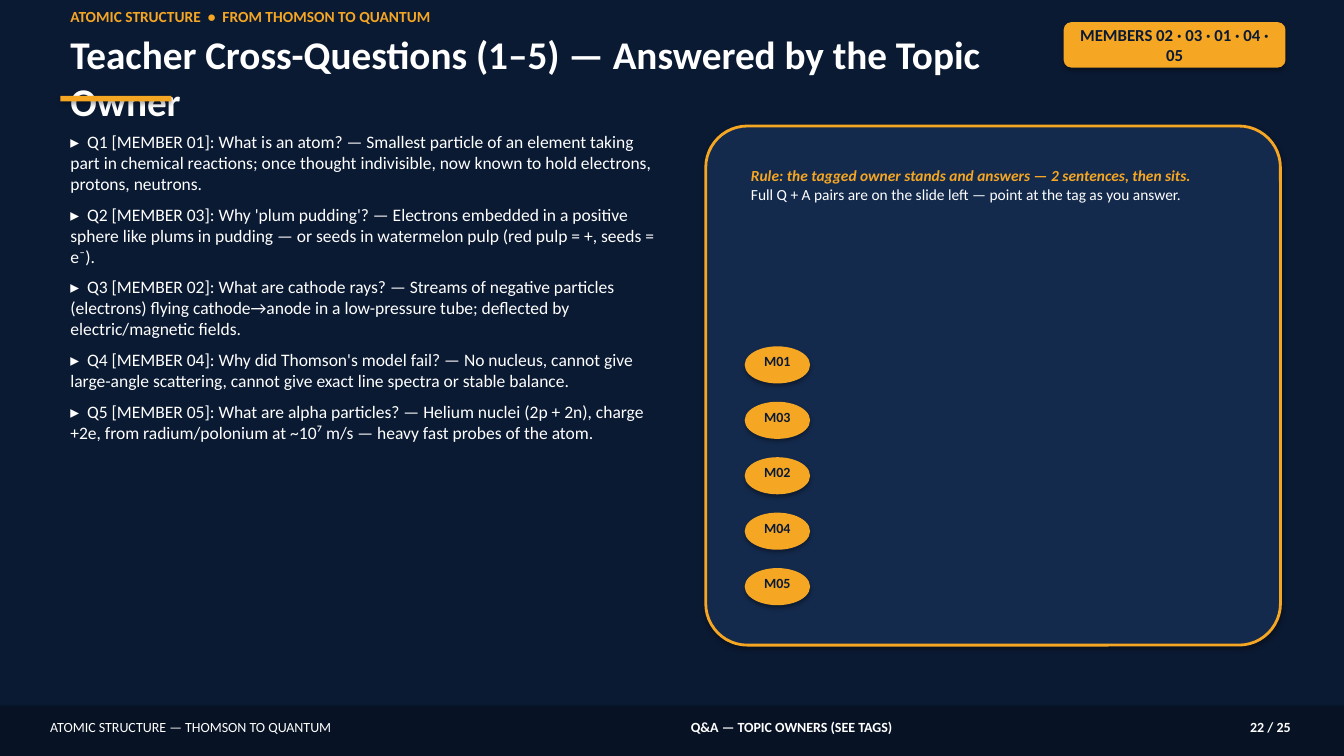
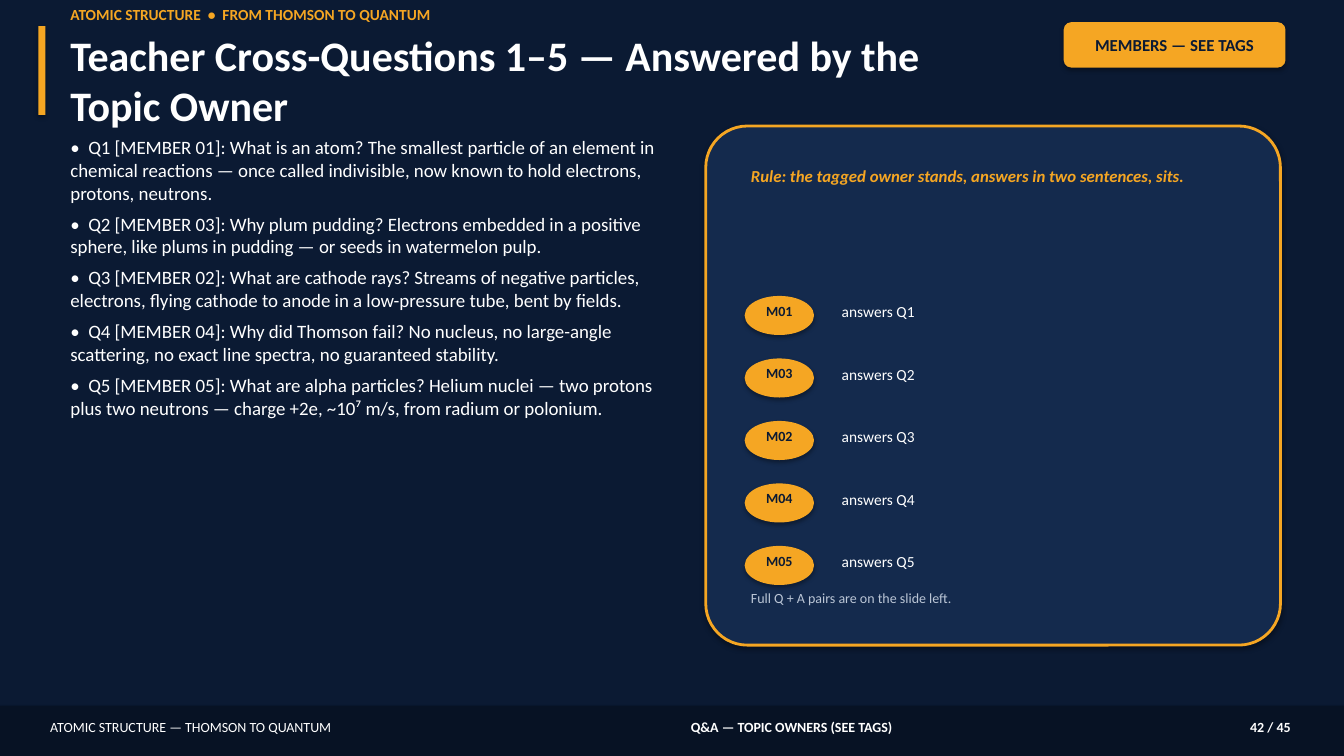
Before and after one commit to amithsharma91/big-boss-command-center, a slide deck: slide 42 of atomic-structure-presentation/Atomic_Structure_Detailed_Presentation.pptx (slide 22 before the commit). Drawn at 1344x756 pixels with LibreOffice and Linux fonts; fonts in the diff are those of the drawing. Boxes give left, top, right and bottom in pixels: in the first picture for what was removed or moved away, otherwise in the second. Text is boxed around its words. In the diff, an @@ line names an element or a change of style, - is before the commit and + after.

```diff
--- a/atomic-structure-presentation/Atomic_Structure_Detailed_Presentation.pptx
+++ b/atomic-structure-presentation/Atomic_Structure_Detailed_Presentation.pptx
@@ rectangle added at bbox=[38, 26, 45, 115], fill #F5A623 @@
@@ text at bbox=[70, 41, 919, 128]: text changed; size 28 to 30 pt @@
-Teacher Cross-Questions (1–5) — Answered by the Topic Owner
+Teacher Cross-Questions 1–5 — Answered by the Topic Owner
@@ text in rounded rectangle at bbox=[1095, 40, 1254, 51]: text changed @@
-MEMBERS 02 · 03 · 01 · 04 · 05
+MEMBERS — SEE TAGS
@@ rectangle removed at bbox=[60, 96, 171, 102] @@
@@ text at bbox=[70, 140, 654, 419]: text changed; size 12.5 to 13.5 pt @@
-▸ Q1 [MEMBER 01]: What is an atom? — Smallest particle of an element taking part in chemical reactions; once thought indivisible, now known to hold electrons, protons, neutrons.
-▸ Q2 [MEMBER 03]: Why 'plum pudding'? — Electrons embedded in a positive sphere like plums in pudding — or seeds in watermelon pulp (red pulp = +, seeds = e⁻).
-▸ Q3 [MEMBER 02]: What are cathode rays? — Streams of negative particles (electrons) flying cathode→anode in a low-pressure tube; deflected by electric/magnetic fields.
-▸ Q4 [MEMBER 04]: Why did Thomson's model fail? — No nucleus, cannot give large-angle scattering, cannot give exact line spectra or stable balance.
-▸ Q5 [MEMBER 05]: What are alpha particles? — Helium nuclei (2p + 2n), charge +2e, from radium/polonium at ~10⁷ m/s — heavy fast probes of the atom.
+• Q1 [MEMBER 01]: What is an atom? The smallest particle of an element in chemical reactions — once called indivisible, now known to hold electrons, protons, neutrons.
+• Q2 [MEMBER 03]: Why plum pudding? Electrons embedded in a positive sphere, like plums in pudding — or seeds in watermelon pulp.
+• Q3 [MEMBER 02]: What are cathode rays? Streams of negative particles, electrons, flying cathode to anode in a low-pressure tube, bent by fields.
+• Q4 [MEMBER 04]: Why did Thomson fail? No nucleus, no large-angle scattering, no exact line spectra, no guaranteed stability.
+• Q5 [MEMBER 05]: What are alpha particles? Helium nuclei — two protons plus two neutrons — charge +2e, ~10⁷ m/s, from radium or polonium.
@@ text at bbox=[751, 170, 1184, 185]: text changed; size 11 to 12 pt @@
-Rule: the tagged owner stands and answers — 2 sentences, then sits.
-Full Q + A pairs are on the slide left — point at the tag as you answer.
+Rule: the tagged owner stands, answers in two sentences, sits.
@@ text "M01": place and size @@
-text "M01" at bbox=[764, 357, 790, 366]
+text "M01" at bbox=[766, 307, 792, 316]
@@ ellipse: place and size @@
-ellipse at bbox=[746, 348, 809, 382]
+ellipse at bbox=[746, 297, 813, 334]
@@ text added at bbox=[842, 307, 914, 319], 11 pt, text #FFFFFF @@
+answers Q1
@@ text "M03": place and size @@
-text "M03" at bbox=[764, 413, 790, 422]
+text "M03" at bbox=[766, 369, 792, 378]
@@ ellipse: place and size @@
-ellipse at bbox=[746, 403, 809, 438]
+ellipse at bbox=[746, 360, 813, 396]
@@ text added at bbox=[842, 370, 914, 382], 11 pt, text #FFFFFF @@
+answers Q2
@@ ellipse: place and size @@
-ellipse at bbox=[746, 514, 809, 548]
+ellipse at bbox=[746, 422, 813, 459]
@@ text "M02": place and size @@
-text "M02" at bbox=[764, 468, 790, 477]
+text "M02" at bbox=[766, 432, 792, 441]
@@ text added at bbox=[842, 432, 914, 444], 11 pt, text #FFFFFF @@
+answers Q3
@@ text "M04": place and size @@
-text "M04" at bbox=[764, 524, 790, 533]
+text "M04" at bbox=[766, 494, 792, 503]
@@ ellipse: place and size @@
-ellipse at bbox=[746, 459, 809, 493]
+ellipse at bbox=[746, 485, 813, 521]
@@ text added at bbox=[842, 495, 914, 507], 11 pt, text #FFFFFF @@
+answers Q4
@@ text "M05": place and size @@
-text "M05" at bbox=[764, 579, 790, 588]
+text "M05" at bbox=[766, 557, 792, 566]
@@ ellipse: place and size @@
-ellipse at bbox=[746, 570, 809, 604]
+ellipse at bbox=[746, 547, 813, 584]
@@ text added at bbox=[842, 557, 914, 569], 11 pt, text #FFFFFF @@
+answers Q5
@@ text added at bbox=[751, 593, 951, 606], 10 pt, text #BBC6D6 @@
+Full Q + A pairs are on the slide left.
@@ text at bbox=[1250, 723, 1291, 732]: text changed @@
-22 / 25
+42 / 45
```
Also in this commit, not shown: 21 other slides changed, 23 slides added, 3 slides removed, 6 other files.
